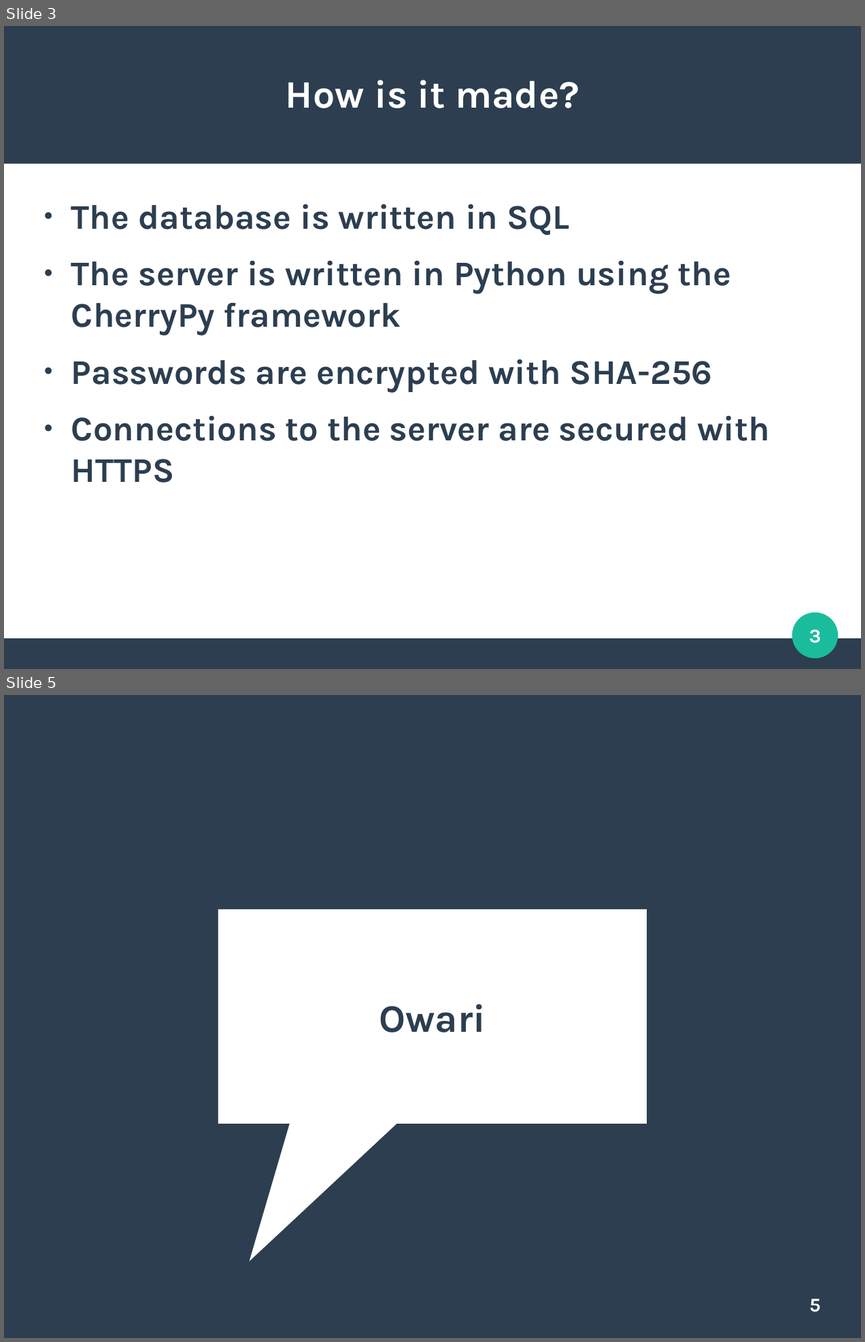
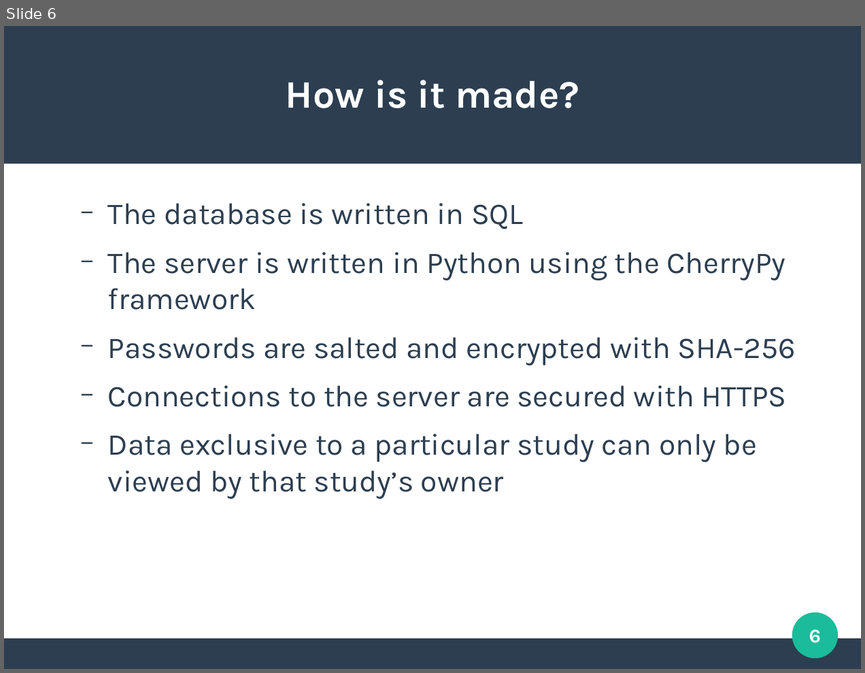
Before and after one commit to clemente-lab/mmeds-meta, a slide deck: sql/mmeds.odp. Shown one above the other, each under a label of ours: slides 3 and 5 before the commit, slide 6 after it; the slides between them are not shown. The pictures are 865x1342 and 865x673 pixels, drawn with LibreOffice and Linux fonts; fonts in the diff are those of the drawing. Boxes give left, top, right and bottom in pixels: in the first picture for what was removed or moved away, otherwise in the second. Text is boxed around its words. In the diff, an @@ line names an element or a change of style, - is before the commit and + after.

```diff
--- a/sql/mmeds.odp
+++ b/sql/mmeds.odp
@@ slide 5 removed at (4,695,861,1338), background #2C3E50 @@
@@ speech box removed at (219,910,647,1124) @@
@@ title removed at (379,1004,485,1032) @@
-Owari
@@ page number removed at (809,1298,821,1312) @@
-5
@@ what was slide 3 is now slide 6 @@
@@ slide 6 changed as well @@
@@ text at (108,203,787,407): size 32 to 28 pt, bold off in "The database is written in SQL", "The server is written in Python using ...", "Connections to the server are secured with ..."; bullet ● to −; list level 1 to 2 in "The database is written in ..."; list level 1 to 2 in "The server is written in ..."; list level 1 to 2 in "Connections to the server are ..." @@
@@ text at (108,337,796,365): text changed; size 32 to 28 pt; bold off @@
-● Passwords are encrypted with SHA-256
+  − Passwords are salted and encrypted with SHA-256
@@ text at (108,433,757,499): paragraph added @@
+  − Data exclusive to a particular study can only be viewed by that study’s owner
@@ page number at (809,629,821,643): text changed @@
-3
+6
```
Also in this commit, not shown: 3 other slides changed, 5 slides added, 4 other files.
